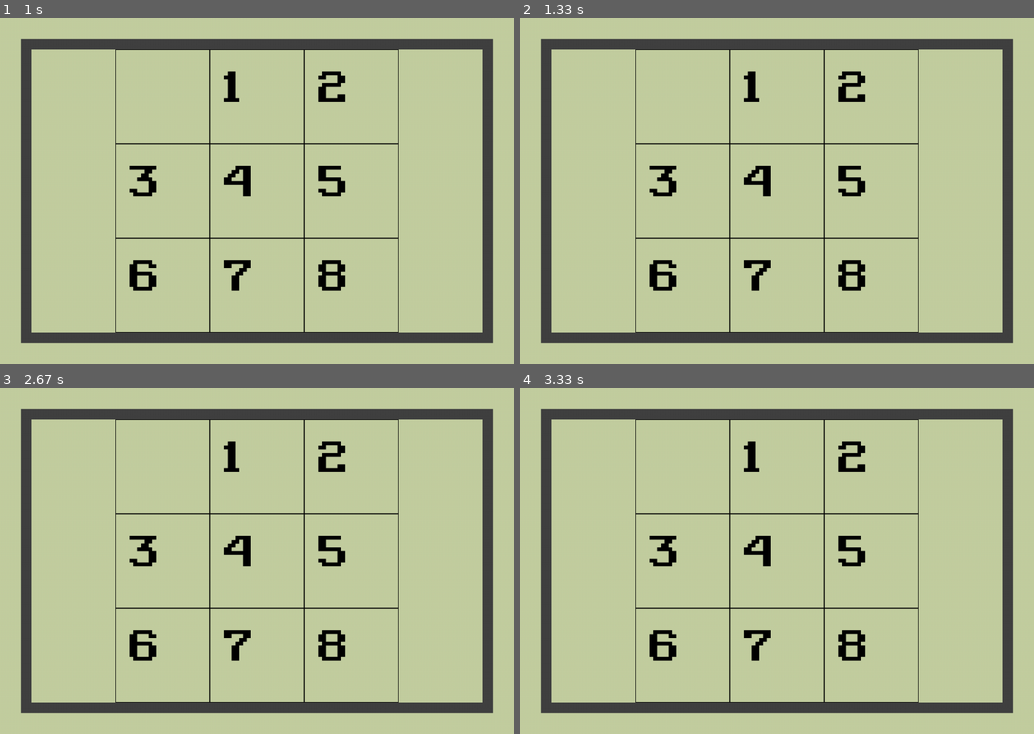
Above: before the commit, frames 1-4 (two rows, left to right).
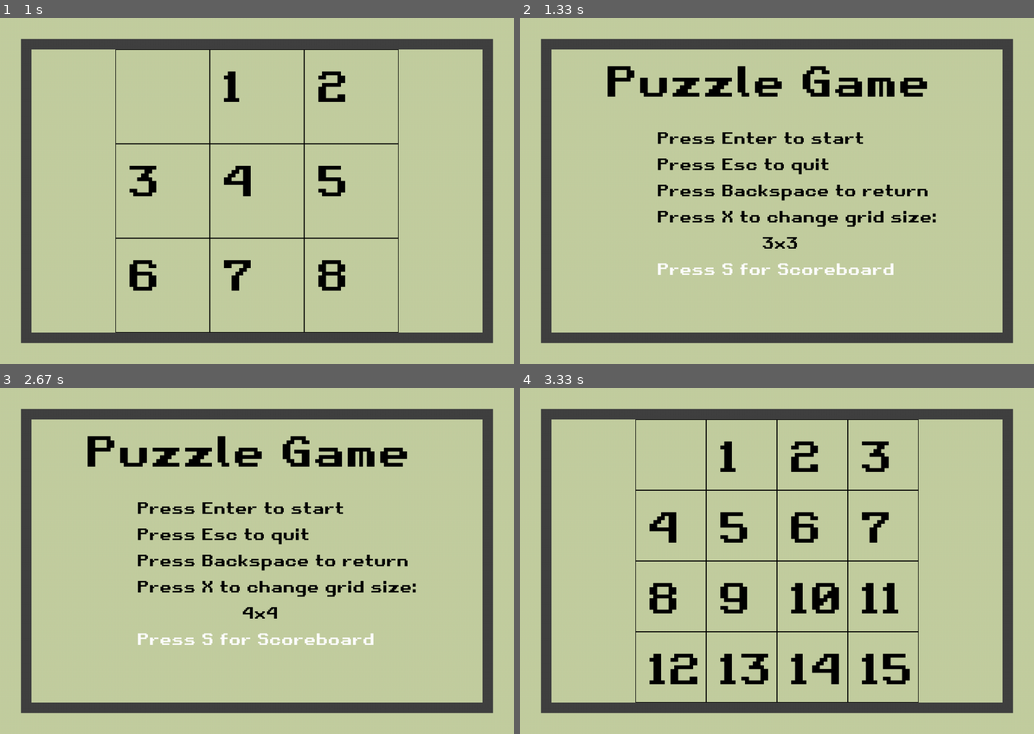
Above: after the commit, the same moments.

Repository: hugo-andriamaromanana/puzzle
Game: pygame game, started from main.py
Same seed, same stepped clock (60 frames per second), same inputs: the game is played once before the commit and once after it.
Inputs:
- Up to frame 1 (1 s): tap 1 at 0.33 s; tap Enter at 0.67 s
- Up to frame 2 (1.33 s): tap Backspace at 1 s
- Up to frame 3 (2.67 s): tap X at 2.43 s
- Up to frame 4 (3.33 s): type "ann" at 2.77 s; tap Enter at 3.1 s

Frame 1 is identical in both runs. In frame 2, 8.2% of the frame differs, in the area x 17-81%, y 9-91%; in frame 3, 8.2%; in frame 4, 8.5%, in the area x 22-78%, y 9-91%.

Commit message:
[CLEAN] Coherence

Diff:
--- a/display.py
+++ b/display.py
@@ -8,40 +8,40 @@
 pygame.font.init()
 
 THEME = {
-    "RETRO": {
-        "BACKGROUND": COLORS["WEIRD_GREEN"],
-        "BORDER": COLORS["WEIRD_GREY"],
-        "FONTS": {
-            "SMOL": pygame.font.Font(os.path.join("fonts", "Retro_Gaming.ttf"), 20),
-            "DEFAULT": pygame.font.Font(os.path.join("fonts", "Retro_Gaming.ttf"), 30),
-            "BIG": pygame.font.Font(os.path.join("fonts", "Retro_Gaming.ttf"), 80)
+    'RETRO': {
+        'BACKGROUND': COLORS['WEIRD_GREEN'],
+        'BORDER': COLORS['WEIRD_GREY'],
+        'FONTS': {
+            'SMOL': pygame.font.Font(os.path.join('fonts', 'Retro_Gaming.ttf'), 20),
+            'DEFAULT': pygame.font.Font(os.path.join('fonts', 'Retro_Gaming.ttf'), 30),
+            'BIG': pygame.font.Font(os.path.join('fonts', 'Retro_Gaming.ttf'), 80)
         }
     },
-    "CLASSIC": {
-        "BACKGROUND": COLORS["CLEAR_BLUE"],
-        "BORDER": COLORS["BLACK"],
-        "FONTS": {
-            "SMOL": pygame.font.SysFont("Comic Sans MS", 23),
-            "DEFAULT": pygame.font.SysFont("Comic Sans MS", 33),
-            "BIG": pygame.font.SysFont("Comic Sans MS", 83)
+    'CLASSIC': {
+        'BACKGROUND': COLORS['CLEAR_BLUE'],
+        'BORDER': COLORS['BLACK'],
+        'FONTS': {
+            'SMOL': pygame.font.SysFont('Comic Sans MS', 23),
+            'DEFAULT': pygame.font.SysFont('Comic Sans MS', 33),
+            'BIG': pygame.font.SysFont('Comic Sans MS', 83)
         }
     },
-    "NEON": {
-        "BACKGROUND": COLORS["PURPLE"],
-        "BORDER": COLORS["LIGHT_BLUE"],
-        "FONTS": {
-            "SMOL": pygame.font.Font(os.path.join("fonts", "Neon.ttf"), 20),
-            "DEFAULT": pygame.font.Font(os.path.join("fonts", "Neon.ttf"), 30),
-            "BIG": pygame.font.Font(os.path.join("fonts", "Neon.ttf"), 80)
+    'NEON': {
+        'BACKGROUND': COLORS['PURPLE'],
+        'BORDER': COLORS['LIGHT_BLUE'],
+        'FONTS': {
+            'SMOL': pygame.font.Font(os.path.join('fonts', 'Neon.ttf'), 20),
+            'DEFAULT': pygame.font.Font(os.path.join('fonts', 'Neon.ttf'), 30),
+            'BIG': pygame.font.Font(os.path.join('fonts', 'Neon.ttf'), 80)
         }
     },
-    "DARK": {
-        "BACKGROUND": COLORS["BLACK"],
-        "BORDER": COLORS["GREY"],
-        "FONTS": {
-            "SMOL": pygame.font.Font(os.path.join("fonts", "Retrolab.ttf"), 20),
-            "DEFAULT": pygame.font.Font(os.path.join("fonts", "Retrolab.ttf"), 30),
-            "BIG": pygame.font.Font(os.path.join("fonts", "Retrolab.ttf"), 100)
+    'DARK': {
+        'BACKGROUND': COLORS['BLACK'],
+        'BORDER': COLORS['GREY'],
+        'FONTS': {
+            'SMOL': pygame.font.Font(os.path.join('fonts', 'Retrolab.ttf'), 20),
+            'DEFAULT': pygame.font.Font(os.path.join('fonts', 'Retrolab.ttf'), 30),
+            'BIG': pygame.font.Font(os.path.join('fonts', 'Retrolab.ttf'), 100)
         }
     },
 }
@@ -51,7 +51,7 @@
 RECTANGLE = pygame.Surface((900, 580))
 GAME_DISPLAY = pygame.Surface((860, 540))
 
-current_theme = "DARK"
+current_theme = 'DARK'
 
 
 def display_select_theme(current_theme):
@@ -63,13 +63,13 @@
     RECTANGLE.blit(GAME_DISPLAY, (20, 20))
     GAME_DISPLAY.fill(theme['BACKGROUND'])
     GAME_DISPLAY.blit(fonts['BIG'].render(
-        "Select Theme:", True, COLORS['WHITE']), (150, 10))
-    GAME_DISPLAY.blit(THEME["RETRO"]["FONTS"]["DEFAULT"].render(
-        "Press 1 for Retro", True, COLORS['WHITE']), (250, 250))
-    GAME_DISPLAY.blit(THEME["CLASSIC"]["FONTS"]["DEFAULT"].render(
-        "Press 2 for Classic", True, COLORS['WHITE']), (250, 325))
-    GAME_DISPLAY.blit(THEME["NEON"]["FONTS"]["DEFAULT"].render(
-        "Press 3 for Neon", True, COLORS['WHITE']), (250, 425))
+        'Select Theme:', True, COLORS['WHITE']), (150, 10))
+    GAME_DISPLAY.blit(THEME['RETRO']['FONTS']['DEFAULT'].render(
+        'Press 1 for Retro', True, COLORS['WHITE']), (250, 250))
+    GAME_DISPLAY.blit(THEME['CLASSIC']['FONTS']['DEFAULT'].render(
+        'Press 2 for Classic', True, COLORS['WHITE']), (250, 325))
+    GAME_DISPLAY.blit(THEME['NEON']['FONTS']['DEFAULT'].render(
+        'Press 3 for Neon', True, COLORS['WHITE']), (250, 425))
 
 
 def draw_menu(current_theme):
@@ -81,19 +81,19 @@
     RECTANGLE.blit(GAME_DISPLAY, (20, 20))
     GAME_DISPLAY.fill(theme['BACKGROUND'])
     GAME_DISPLAY.blit(fonts['BIG'].render(
-        "Puzzle Game", True, COLORS['BLACK']), (100, 10))
+        'Puzzle Game', True, COLORS['BLACK']), (100, 10))
     GAME_DISPLAY.blit(fonts['DEFAULT'].render(
-        "Press Enter to start", True, COLORS['BLACK']), (200, 150))
+        'Press Enter to start', True, COLORS['BLACK']), (200, 150))
     GAME_DISPLAY.blit(fonts['DEFAULT'].render(
-        "Press Esc to quit", True, COLORS['BLACK']), (200, 200))
+        'Press Esc to quit', True, COLORS['BLACK']), (200, 200))
     GAME_DISPLAY.blit(fonts['DEFAULT'].render(
-        "Press Backspace to return", True, COLORS['BLACK']), (200, 250))
+        'Press Backspace to return', True, COLORS['BLACK']), (200, 250))
     GAME_DISPLAY.blit(fonts['DEFAULT'].render(
-        "Press X to change grid size: ", True, COLORS['BLACK']), (200, 300))
+        'Press X to change grid size: ', True, COLORS['BLACK']), (200, 300))
     GAME_DISPLAY.blit(fonts['DEFAULT'].render(str(settings['WIDTH_BORDER']) +
-                      "x"+str(settings['HEIGHT_BORDER']), True, COLORS['BLACK']), (400, 350))
+                      'x'+str(settings['HEIGHT_BORDER']), True, COLORS['BLACK']), (400, 350))
     GAME_DISPLAY.blit(fonts['DEFAULT'].render(
-        "Press S for Scoreboard", True, COLORS['WHITE']), (200, 400))
+        'Press S for Scoreboard', True, COLORS['WHITE']), (200, 400))
 
 
 settings['CELL_SIZE'] = int(
@@ -105,7 +105,7 @@
 
 def draw_grid(settings, game_grid, current_theme, dynamic_font_size):
     theme = THEME[current_theme]
-    fonts = theme["FONTS"]
+    fonts = theme['FONTS']
     active_font = fonts[dynamic_font_size]
     SCREEN.fill(theme['BACKGROUND'])
     SCREEN.blit(RECTANGLE, (40, 40))
--- a/main.py
+++ b/main.py
@@ -1,6 +1,6 @@
 from state import *
 
-if __name__ == "__main__":
+if __name__ == '__main__':
     state = 'Theme'
     running = True
     while running:
@@ -37,8 +37,7 @@
                 if not check_win(game_grid, WINNING_POS):
                     state = 'Menu'
                 # ------------------------------------------------------------
-                if event.type == pygame.KEYDOWN:
-                    if event.key == pygame.K_SPACE:
+                if BACKSPACE_KEYDOWN(event):
                         state = 'Menu'
                 # ------------------------------------------------------------
         pygame.display.update()
--- a/pygame_functions.py
+++ b/pygame_functions.py
@@ -45,11 +45,11 @@
 
 def modify_dynamic_font_size(settings):
     if settings['CELL_SIZE'] < 65:
-        return "SMOL"
+        return 'SMOL'
     elif settings['CELL_SIZE'] > 65 and settings['CELL_SIZE'] < 135:
-        return "DEFAULT"
+        return 'DEFAULT'
     else:
-        return "BIG"
+        return 'BIG'
 
 
 def init_game():
